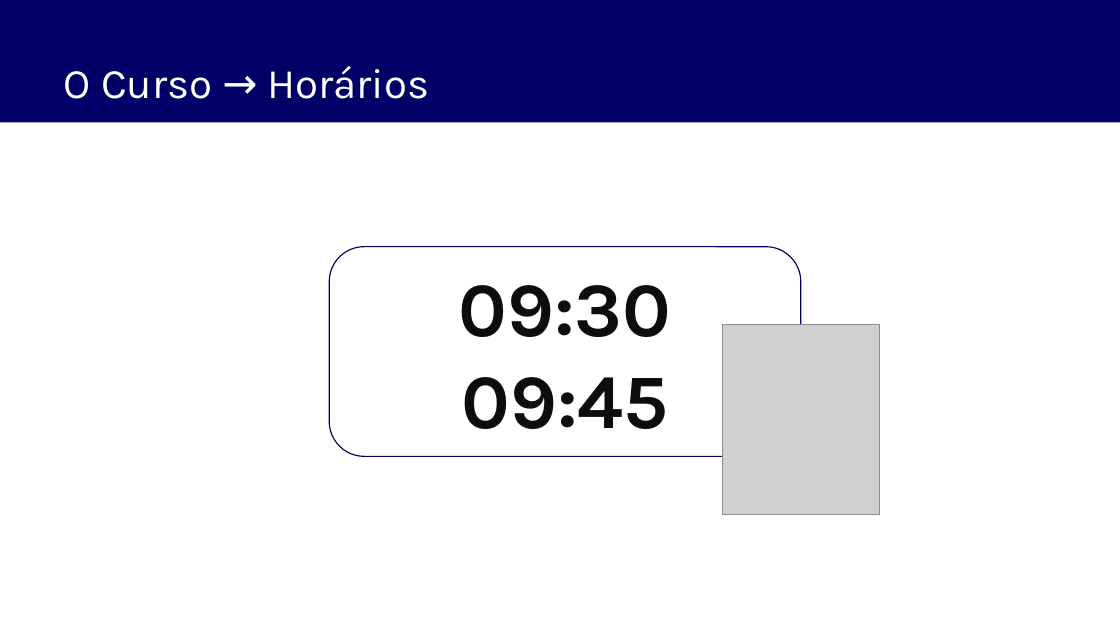
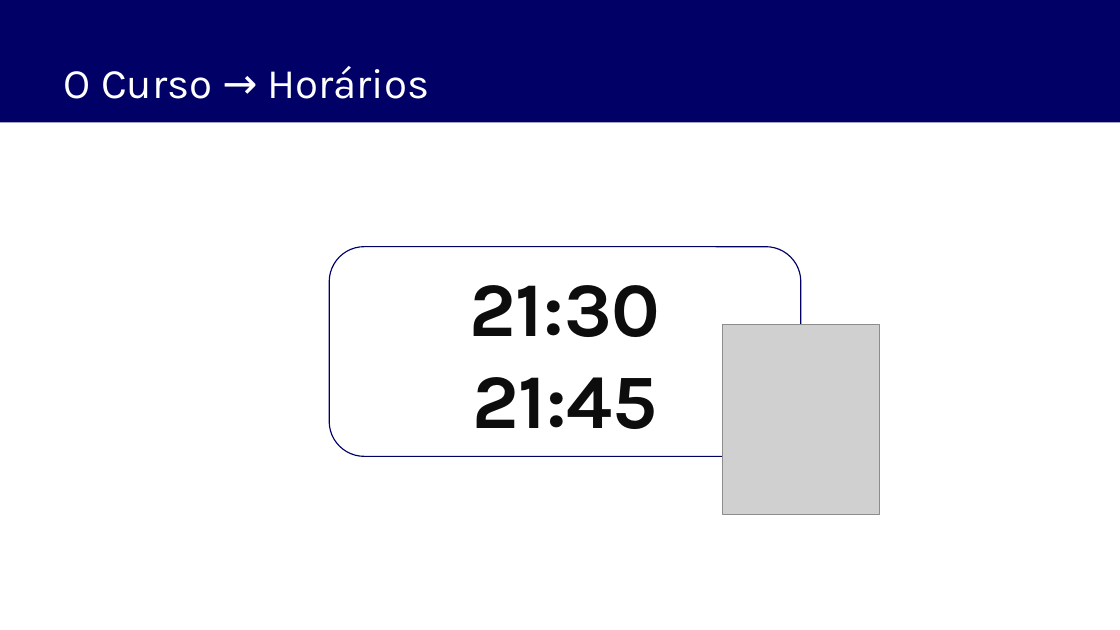
Before and after one commit to fabiomargarito/Cursos, a slide deck: slide 6 of Slides/Fundamentos em Arquitetura de Software com C# - Modulo 1 .ppt.pptx. Drawn at 1120x630 pixels with LibreOffice and Linux fonts; fonts in the diff are those of the drawing; grey boxes stand for pictures. Boxes give left, top, right and bottom in pixels: in the first picture for what was removed or moved away, otherwise in the second. Text is boxed around its words. In the diff, an @@ line names an element or a change of style, - is before the commit and + after.

Commit message:
Slides Módulo 1

```diff
--- a/Slides/Fundamentos em Arquitetura de Software com C# - Modulo 1 .ppt.pptx
+++ b/Slides/Fundamentos em Arquitetura de Software com C# - Modulo 1 .ppt.pptx
@@ text in rounded rectangle at <box>469,285,660,429</box>: text changed @@
-09:30
-09:45
+21:30
+21:45
```
